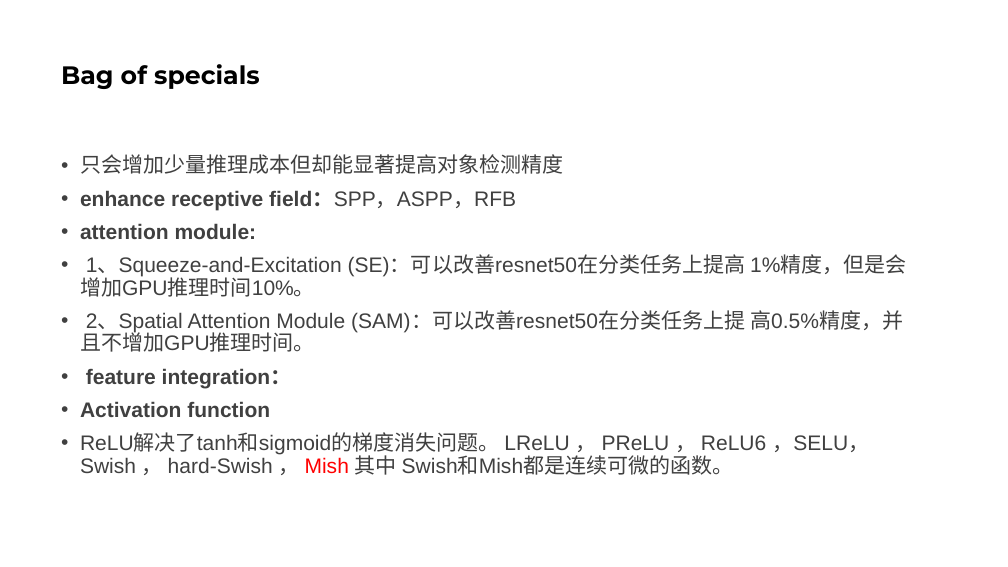
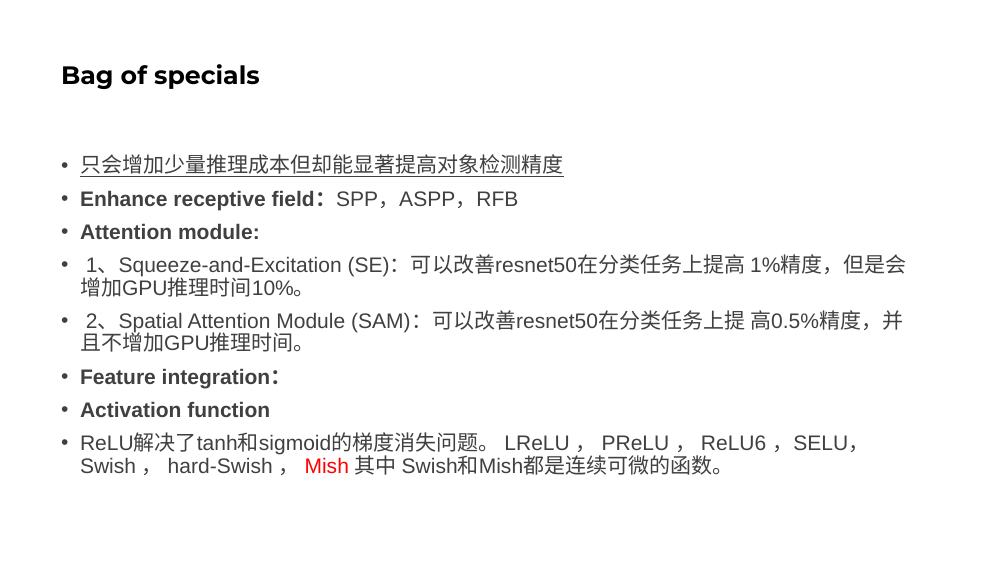
Before and after one commit to Adnios/DVS-gesture_recognition, a slide deck: slide 4 of tracking/YOLOv4.pptx (slide 3 before the commit). Drawn at 1008x567 pixels with LibreOffice and Linux fonts; fonts in the diff are those of the drawing. Boxes give left, top, right and bottom in pixels: in the first picture for what was removed or moved away, otherwise in the second. Text is boxed around its words. In the diff, an @@ line names an element or a change of style, - is before the commit and + after.

```diff
--- a/tracking/YOLOv4.pptx
+++ b/tracking/YOLOv4.pptx
@@ text at (80, 154, 564, 177): underline on in "只会增加少量推理成本但却能显著提高对象检测精度" @@
@@ text at (80, 190, 519, 239): text changed @@
-• enhance receptive field：SPP，ASPP，RFB
-• attention module:
+• Enhance receptive field：SPP，ASPP，RFB
+• Attention module:
@@ text at (80, 368, 292, 388): text changed @@
-• feature integration：
+• Feature integration：
```
Also in this commit, not shown: 4 other slides changed, 10 slides added, 1 slide removed, 11 other files.
